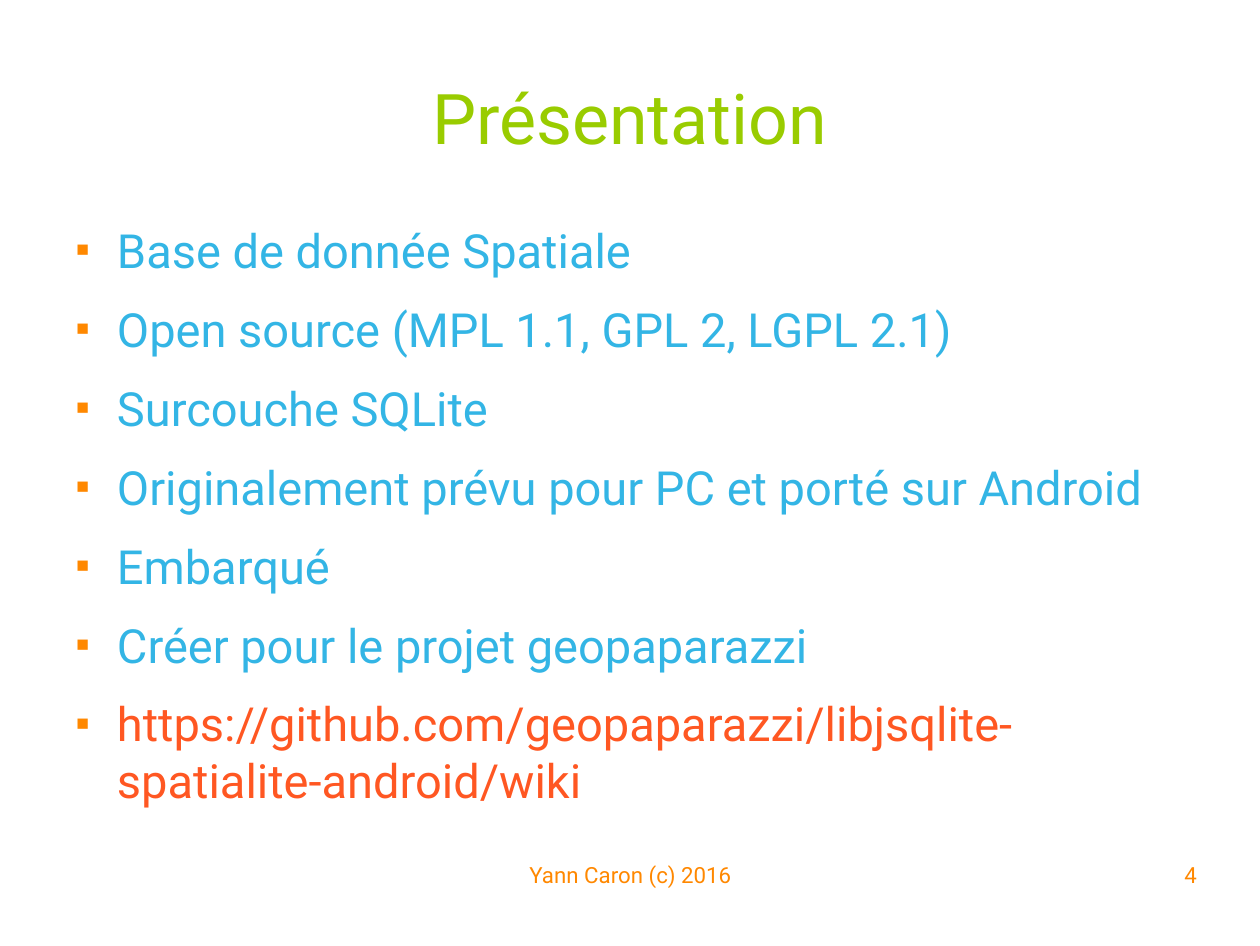
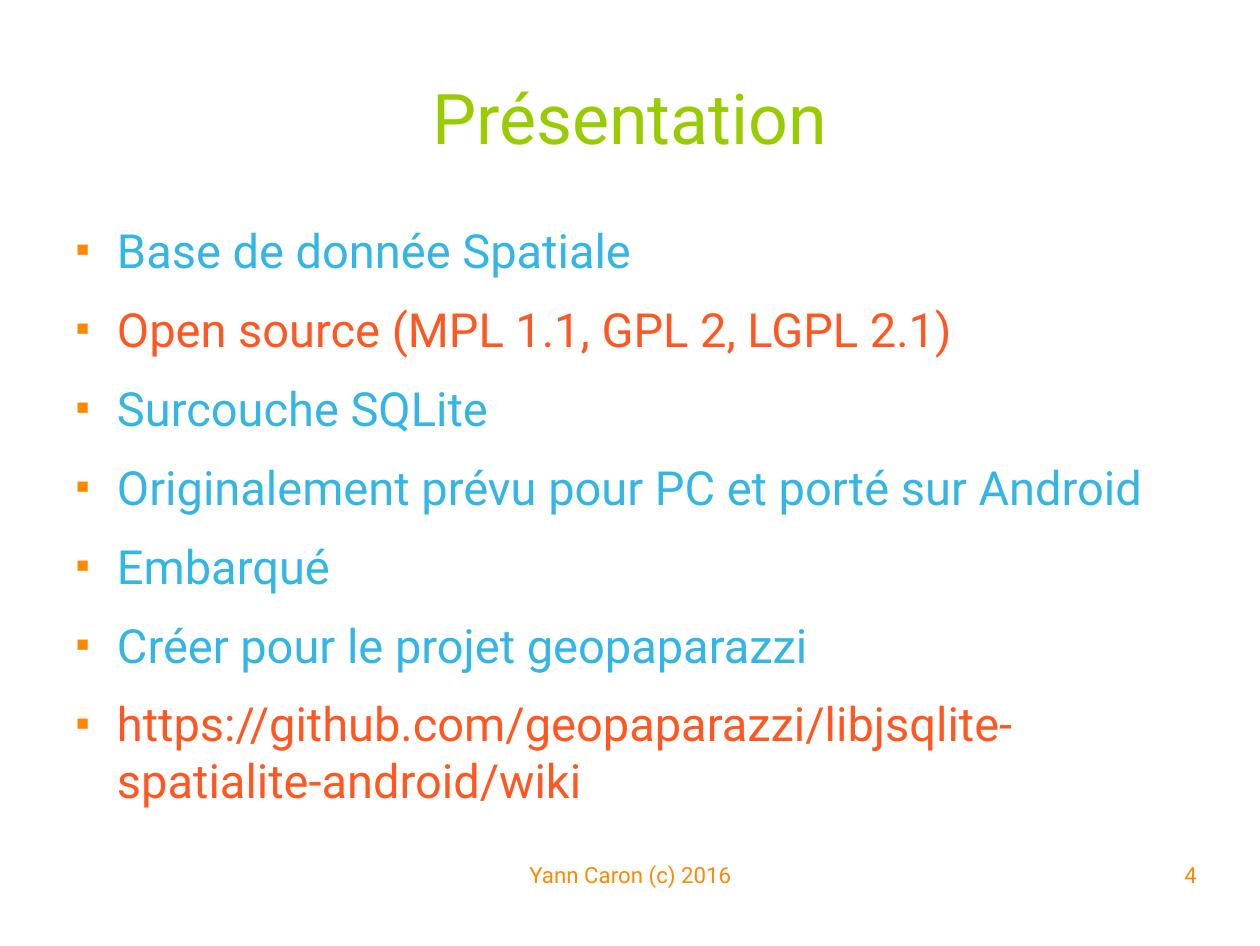
Before and after one commit to YannCaron/Android-ENSG, a slide deck: slide 4 of 10 - Spatialite.odp. Drawn at 1260x946 pixels with LibreOffice and Linux fonts; fonts in the diff are those of the drawing; background and template pictures are left out. Boxes give left, top, right and bottom in pixels: in the first picture for what was removed or moved away, otherwise in the second. Text is boxed around its words. In the diff, an @@ line names an element or a change of style, - is before the commit and + after.

```diff
--- a/10 - Spatialite.odp
+++ b/10 - Spatialite.odp
@@ text at (117, 309, 952, 358): text colour #33B5E5 to #FF5722 in "Open source (MPL 1.1, GPL 2, LGPL ..." @@
```
Also in this commit, not shown: 19 other slides changed, 4 slides added, 1 slide removed.
